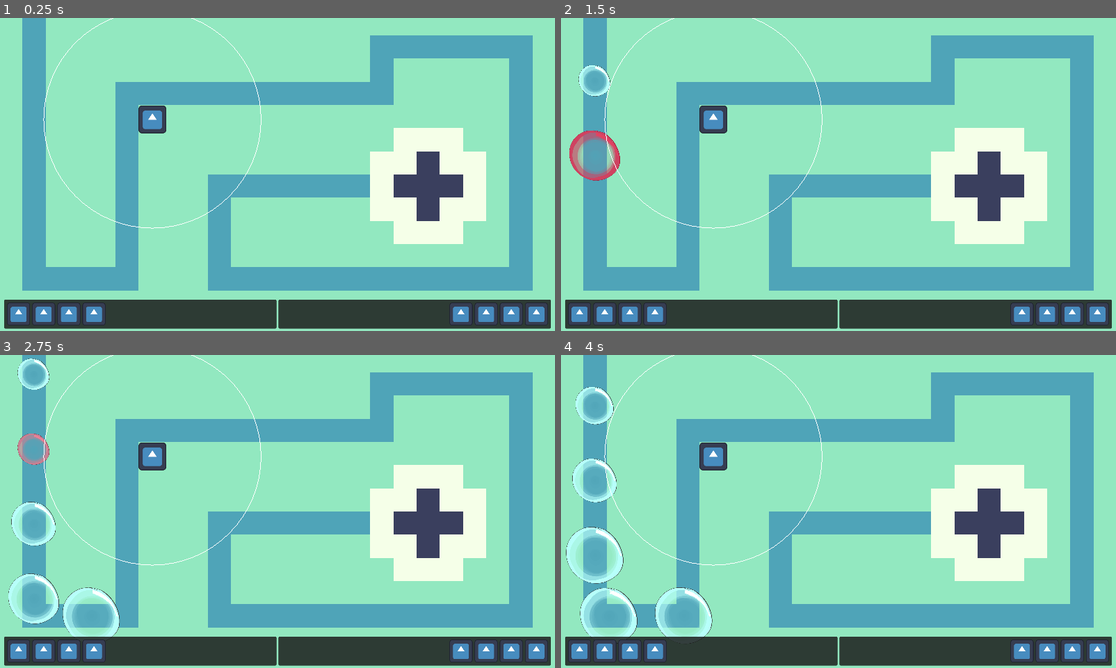
Above: before the commit, frames 1-4 (two rows, left to right).
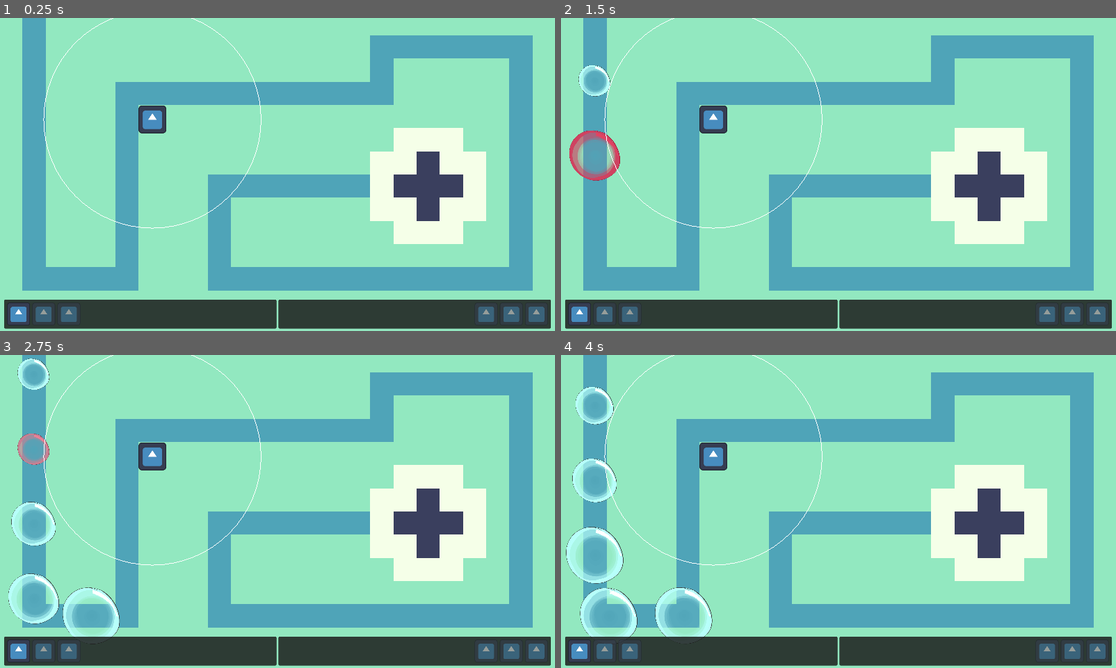
Above: after the commit, the same moments.

Repository: JustPause/GameJam2025
Game: Godot game, scene res://Scene/Green Lands.tscn
Two runs of this game, one before a commit and one after it. Both use one fixed random seed, a clock stepped at 60 frames per second and the inputs below. The engine's default icon, where the game draws it, is replaced by a stand-in: a white triangle on a blue panel in a dark square.
Inputs (mouse positions are in pixels of both pictures, inside the frame that each line leads up to):
- Up to frame 1 (0.25 s): no input
- Up to frame 2 (1.5 s): tap Enter at 0.5 s; move the mouse to (960, 158) at 0.52 s; click (960, 158) at 0.67 s; tap Space at 0.77 s; move the mouse to (727, 190) at 1.27 s; click (727, 190) at 1.42 s
- Up to frame 3 (2.75 s): tap Space at 1.52 s; move the mouse to (333, 442) at 2.02 s; click (333, 442) at 2.17 s
- Up to frame 4 (4 s): move the mouse to (810, 574) at 2.77 s; click (810, 574) at 2.92 s; tap Space at 3.02, 3.77 s; move the mouse to (1005, 558) at 3.52 s; click (1005, 558) at 3.67 s

The runs differ from the first frame. In frame 1, 1.2% of the frame differs, in the area x 6-99%, y 91-98%; in frame 2, 1.2%; in frame 3, 1.2%; in frame 4, 1.2%.

Commit message:
Merge branch 'main' into Is-it-fix

Diff:
--- a/Code/Map.gd
+++ b/Code/Map.gd
@@ -6,26 +6,23 @@
 var target_position = Vector2(0, 0)  # Example position (x, y)
 
 func _ready():
-	tile_maps.append($Grass)
+	#tile_maps.append($Grass)
 	tile_maps.append($Path)
 	tile_maps.append($Casele)
 	tile_maps.append($Buldings)
 
-func _input(event: InputEvent) -> void:
-	if event is InputEventMouseButton and event.button_index == MOUSE_BUTTON_LEFT and event.pressed:
-		var mouse_pos = get_global_mouse_position()
-		var tile = get_clicked_tile_power()
-		print(tile)
-
-func get_clicked_tile_power():
+func get_clicked_tile():
 
 	var returning = []
+	var clicked_cell
+	var data
 	for tile in tile_maps:
-		var clicked_cell = tile.local_to_map(tile.get_local_mouse_position())
-		var data = tile.get_cell_tile_data(clicked_cell)
+		clicked_cell = tile.local_to_map(tile.get_local_mouse_position())
+		data = tile.get_cell_tile_data(clicked_cell)
 
-		print(data)
-
+		if data != null:
+			return "null"
+	return clicked_cell
 
 func convert_world_to_grid(mouse_pos):
 	return Vector2(0,0)
--- a/Scene/Green Lands.tscn
+++ b/Scene/Green Lands.tscn
@@ -26,6 +26,24 @@
 }
 point_count = 11
 
+[sub_resource type="GDScript" id="GDScript_np2gt"]
+script/source = "extends Node2D
+
+var node : Node2D
+# Called when the node enters the scene tree for the first time.
+func _ready() -> void:
+	node=get_parent().get_node(\"Map\")
+
+func _process(delta: float) -> void:
+	pass
+
+func _input(event: InputEvent) -> void:
+	if event is InputEventMouseButton and event.button_index == MOUSE_BUTTON_LEFT and event.pressed:
+		print(\"a\")
+		var mouse_pos = node.get_global_mouse_position()
+		var tile = node.get_clicked_tile()
+"
+
 [node name="Node2D" type="Node2D"]
 
 [node name="Map" type="Node2D" parent="."]
@@ -41,6 +59,12 @@
 tile_map_data = PackedByteArray("AAABAAAAAAABAAEAAAABAAEAAAABAAEAAAABAAIAAAABAAEAAAABAAMAAAABAAEAAAABAAQAAAABAAEAAAABAA …(1136 unchanged characters)…
 tile_set = SubResource("TileSet_ierxv")
 
+[node name="EnemyPath" type="Path2D" parent="Map"]
+scale = Vector2(0.333333, 0.333333)
+curve = SubResource("Curve2D_5xwdy")
+script = ExtResource("2_ygyud")
+spawn_time_interval = null
+
 [node name="Casele" type="TileMapLayer" parent="Map"]
 tile_map_data = PackedByteArray("AAAQAAgAAAAAAAAAAAARAAgAAAAAAAAAAAARAAkAAAAAAAAAAAASAAkAAAAAAAAAAAATAAkAAAAAAAAAAAATAA …(256 unchanged characters)…
 tile_set = SubResource("TileSet_ierxv")
@@ -48,14 +72,12 @@
 [node name="Buldings" type="TileMapLayer" parent="Map"]
 tile_set = SubResource("TileSet_ierxv")
 
-[node name="EnemyPath" type="Path2D" parent="Map"]
-scale = Vector2(0.333333, 0.333333)
-curve = SubResource("Curve2D_5xwdy")
-script = ExtResource("2_ygyud")
-spawn_time_interval = null
+[node name="Buildings" type="Node2D" parent="."]
+position = Vector2(-258.999, -114)
+scale = Vector2(3, 3)
+script = SubResource("GDScript_np2gt")
 
-[node name="AirBlower" parent="Map" instance=ExtResource("4_vwxgj")]
-position = Vector2(105.667, 74)
+[node name="AirBlower" parent="Buildings" instance=ExtResource("4_vwxgj")]
 
 [node name="Camera2D" type="Camera2D" parent="."]
 
--- a/Scene/UI.tscn
+++ b/Scene/UI.tscn
@@ -39,13 +39,16 @@
 allow_search = false
 auto_height = true
 text_overrun_behavior = 4
-item_count = 4
+item_count = 3
 max_columns = 4
 fixed_icon_size = Vector2i(48, 48)
 item_0/icon = ExtResource("1_4nr10")
 item_1/icon = ExtResource("1_4nr10")
+item_1/selectable = false
+item_1/disabled = true
 item_2/icon = ExtResource("1_4nr10")
-item_3/icon = ExtResource("1_4nr10")
+item_2/selectable = false
+item_2/disabled = true
 
 [node name="PanelContainer2" type="PanelContainer" parent="HBoxContainer"]
 custom_minimum_size = Vector2(180, 48)
@@ -60,10 +63,15 @@
 size_flags_stretch_ratio = 0.0
 allow_search = false
 auto_height = true
-item_count = 4
+item_count = 3
 max_columns = 4
 fixed_icon_size = Vector2i(48, 48)
 item_0/icon = ExtResource("1_4nr10")
+item_0/selectable = false
+item_0/disabled = true
 item_1/icon = ExtResource("1_4nr10")
+item_1/selectable = false
+item_1/disabled = true
 item_2/icon = ExtResource("1_4nr10")
-item_3/icon = ExtResource("1_4nr10")
+item_2/selectable = false
+item_2/disabled = true
--- /dev/null
+++ b/Scene/buildings.gd
@@ -0,0 +1,11 @@
+extends Node2D
+
+
+# Called when the node enters the scene tree for the first time.
+func _ready() -> void:
+	pass # Replace with function body.
+
+
+# Called every frame. 'delta' is the elapsed time since the previous frame.
+func _process(delta: float) -> void:
+	pass
Renamed: Scene/buldings.gd -> Code/buldings.gd
Not shown: 1 places in Scene/Green Lands.tscn that only renumber resources
Not shown: 1 places in entities/turret/air_blower.tscn that only renumber resources
